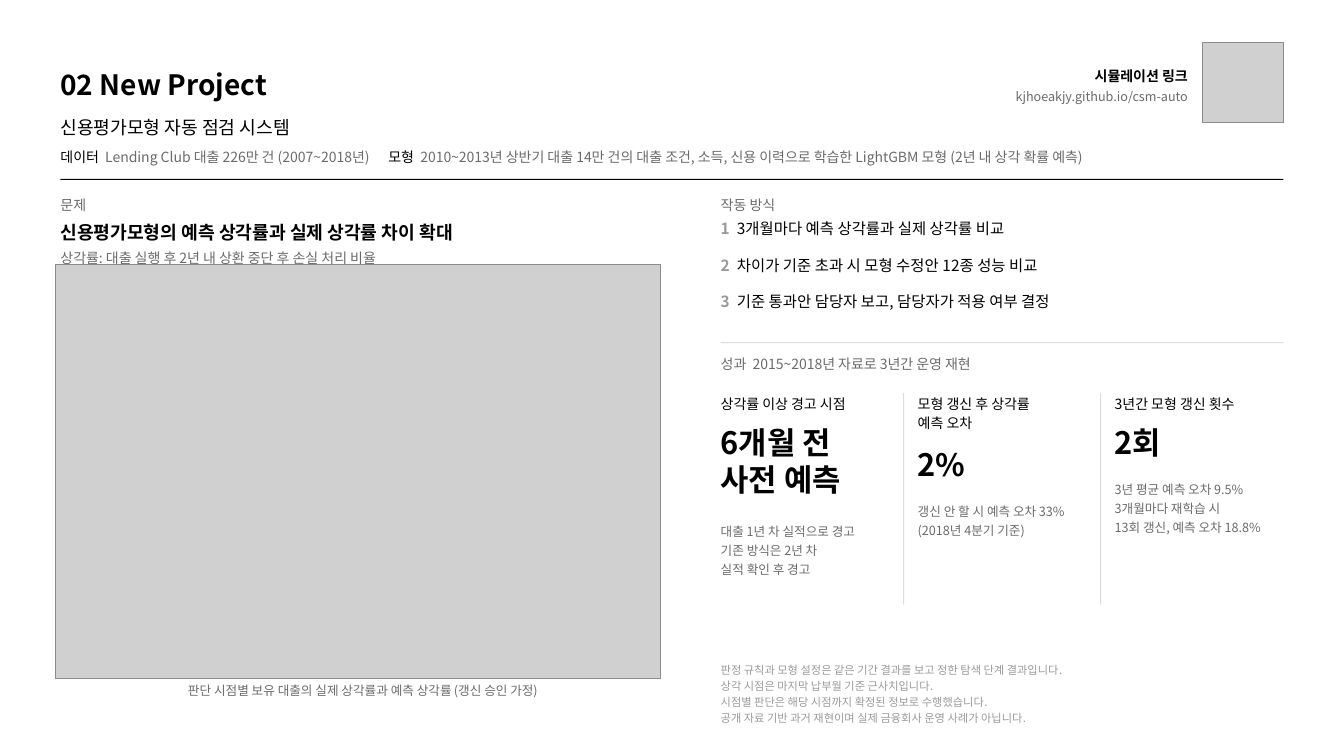
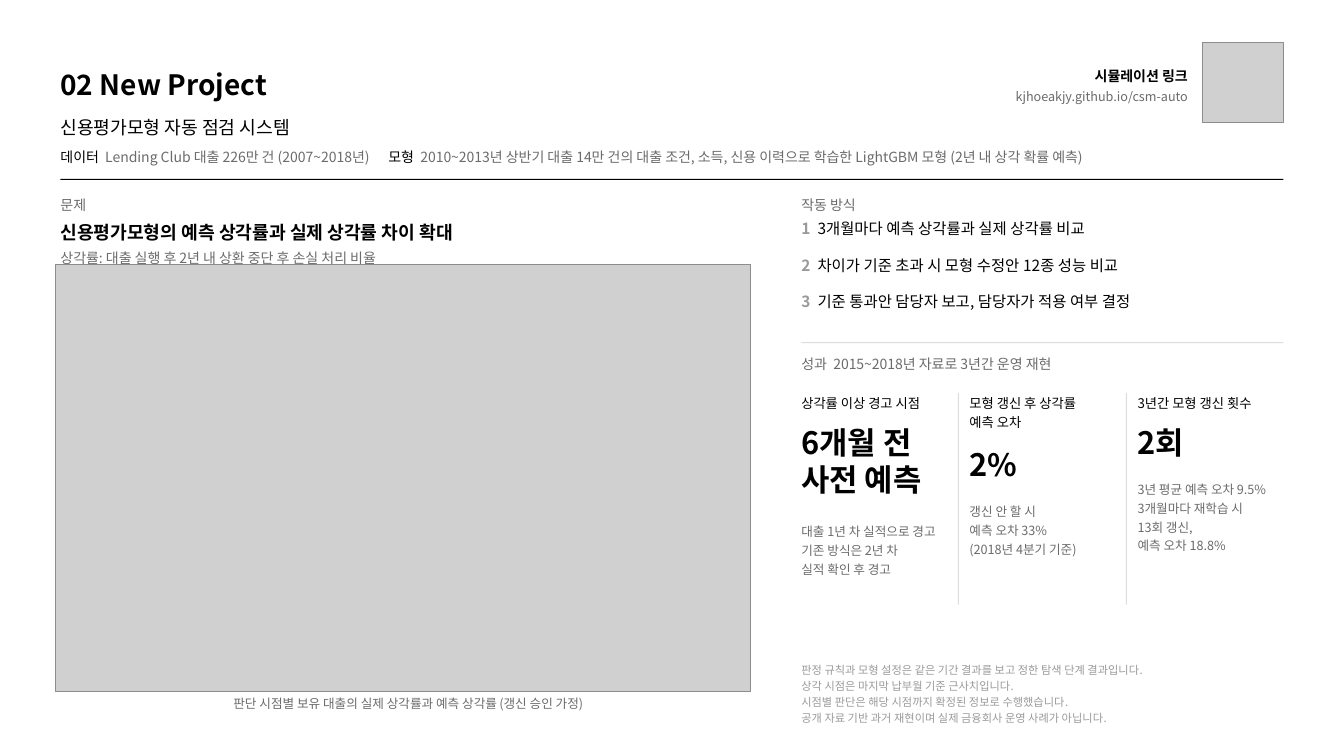
Before and after one commit to kjhoeakjy/csm-auto, a slide deck: slide 2 of ppt/역량PT_김연주.pptx. Drawn at 1344x756 pixels with LibreOffice and Linux fonts; fonts in the diff are those of the drawing; grey boxes stand for pictures. Boxes give left, top, right and bottom in pixels: in the first picture for what was removed or moved away, otherwise in the second. Text is boxed around its words. In the diff, an @@ line names an element or a change of style, - is before the commit and + after.

```diff
--- a/ppt/역량PT_김연주.pptx
+++ b/ppt/역량PT_김연주.pptx
@@ text "작동 방식": place and size @@
-text "작동 방식" at [721, 198, 776, 211]
+text "작동 방식" at [801, 198, 856, 211]
@@ text "1 3개월마다 예측 상각률과 실제 ...": place and size @@
-text "1 3개월마다 예측 상각률과 실제 ..." at [721, 221, 1004, 236]
+text "1 3개월마다 예측 상각률과 실제 ..." at [801, 221, 1084, 236]
@@ picture: place and size @@
-picture at [55, 264, 660, 679]
+picture at [55, 264, 751, 692]
@@ text "2 차이가 기준 초과 시 ...": place and size @@
-text "2 차이가 기준 초과 시 ..." at [721, 258, 1037, 273]
+text "2 차이가 기준 초과 시 ..." at [801, 258, 1118, 273]
@@ text "3 기준 통과안 담당자 보고, ...": place and size @@
-text "3 기준 통과안 담당자 보고, ..." at [721, 294, 1049, 310]
+text "3 기준 통과안 담당자 보고, ..." at [801, 294, 1130, 310]
@@ text "성과 2015~2018년 자료로 3년간 운영 ...": place and size @@
-text "성과 2015~2018년 자료로 3년간 운영 ..." at [721, 357, 971, 370]
+text "성과 2015~2018년 자료로 3년간 운영 ..." at [801, 357, 1052, 370]
@@ rectangle: place and size @@
-rectangle at [721, 342, 1284, 343]
+rectangle at [802, 342, 1284, 343]
@@ size 10 to 9.5 pt in 3 elements at [1138, 397, 1251, 409], [969, 397, 1076, 428], [801, 397, 920, 409] @@
@@ text "상각률 이상 경고 시점": place and size @@
-text "상각률 이상 경고 시점" at [721, 397, 846, 410]
+text "상각률 이상 경고 시점" at [801, 397, 920, 409]
@@ rectangle: place and size @@
-rectangle at [903, 393, 904, 605]
+rectangle at [958, 393, 959, 605]
@@ text "모형 갱신 후 상각률": place and size @@
-text "모형 갱신 후 상각률" at [918, 397, 1030, 429]
+text "모형 갱신 후 상각률" at [969, 397, 1076, 428]
@@ rectangle: place and size @@
-rectangle at [1100, 393, 1101, 605]
+rectangle at [1126, 393, 1127, 605]
@@ text "3년간 모형 갱신 횟수": place and size @@
-text "3년간 모형 갱신 횟수" at [1115, 397, 1235, 410]
+text "3년간 모형 갱신 횟수" at [1138, 397, 1251, 409]
@@ text "6개월 전": place and size @@
-text "6개월 전" at [721, 428, 841, 494]
+text "6개월 전" at [801, 428, 922, 494]
@@ text "2%": place and size @@
-text "2%" at [918, 452, 966, 477]
+text "2%" at [969, 452, 1017, 477]
@@ text "2회": place and size @@
-text "2회" at [1115, 428, 1161, 457]
+text "2회" at [1138, 428, 1184, 457]
@@ text "3년 평균 예측 오차 9.5%": place and size @@
-text "3년 평균 예측 오차 9.5%" at [1115, 483, 1261, 534]
+text "3년 평균 예측 오차 9.5%" at [1138, 483, 1266, 551]
@@ text at [969, 505, 1047, 536]: text changed @@
-갱신 안 할 시 예측 오차 33%
+갱신 안 할 시
+예측 오차 33%
@@ text "갱신 안 할 시": place and size @@
-text "갱신 안 할 시" at [918, 505, 1065, 538]
+text "갱신 안 할 시" at [969, 505, 1076, 556]
@@ text "대출 1년 차 실적으로 경고": place and size @@
-text "대출 1년 차 실적으로 경고" at [721, 525, 855, 575]
+text "대출 1년 차 실적으로 경고" at [801, 525, 935, 575]
@@ text at [1138, 521, 1226, 551]: text changed @@
-13회 갱신, 예측 오차 18.8%
+13회 갱신,
+예측 오차 18.8%
@@ text "판정 규칙과 모형 설정은 같은 ...": place and size @@
-text "판정 규칙과 모형 설정은 같은 ..." at [721, 665, 1062, 723]
+text "판정 규칙과 모형 설정은 같은 ..." at [801, 665, 1142, 723]
@@ text "판단 시점별 보유 대출의 실제 ...": place and size @@
-text "판단 시점별 보유 대출의 실제 ..." at [188, 684, 537, 697]
+text "판단 시점별 보유 대출의 실제 ..." at [233, 697, 583, 710]
```
Also in this commit, not shown: 5 other files.
